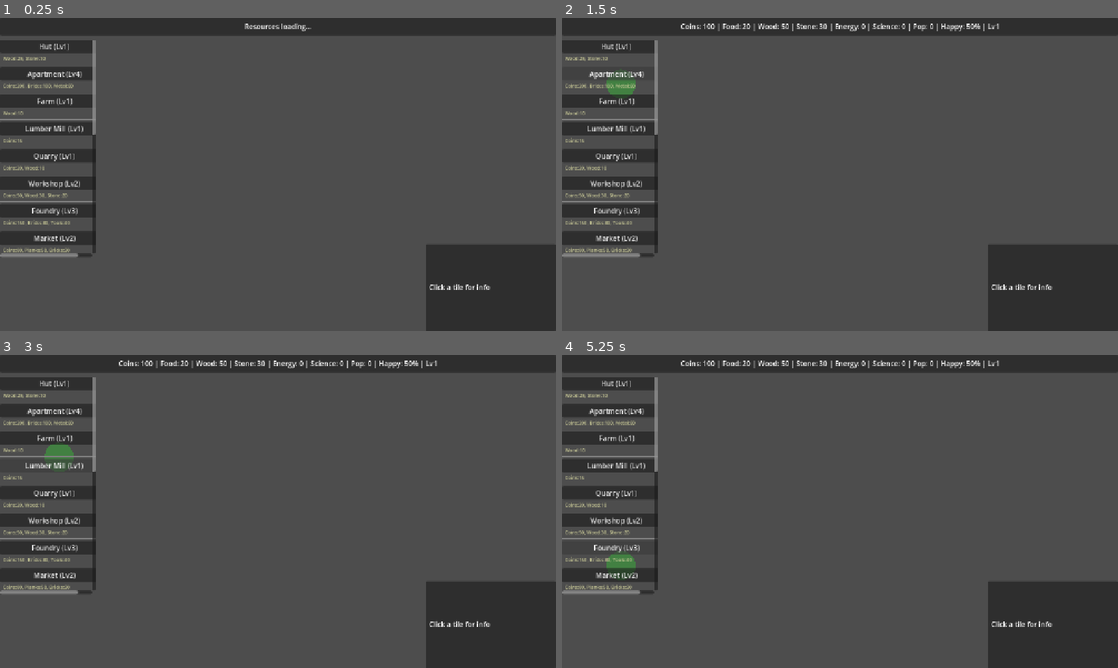
Above: before the commit, frames 1-4 (two rows, left to right).
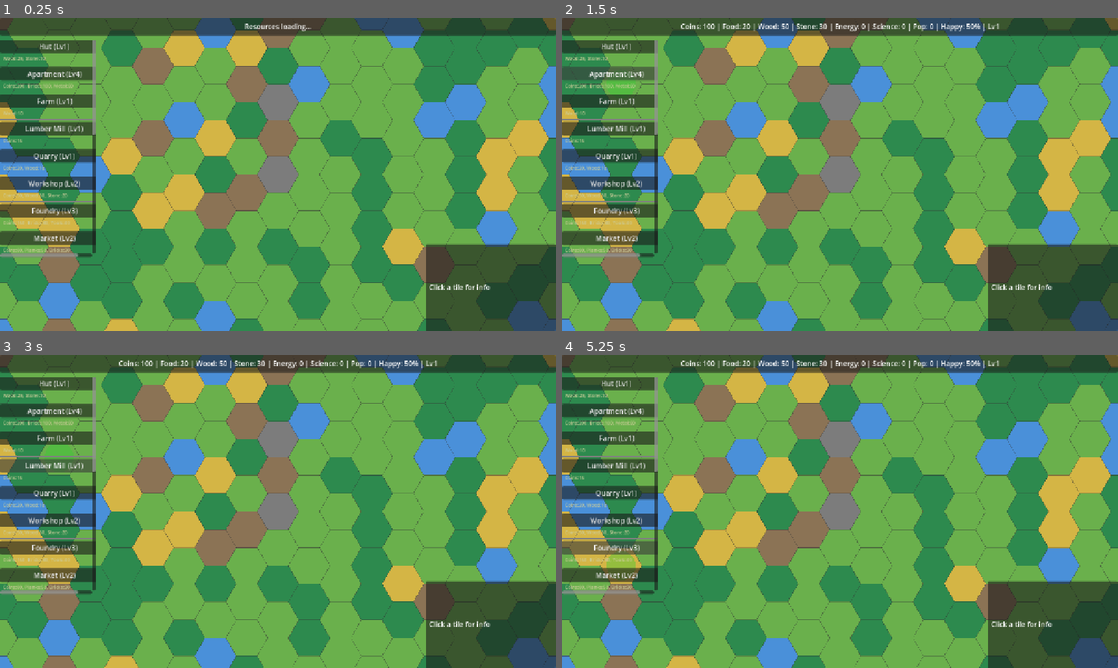
Above: after the commit, the same moments.

Repository: Gaefa/Gamefication
Game: Godot game, scene res://scenes/main.tscn
Same seed, same stepped clock (60 frames per second), same inputs: the game is played once before the commit and once after it.
Inputs:
- Up to frame 1 (0.25 s): no input
- Up to frame 2 (1.5 s): click "Hut (Lv1)" at 0.5 s; click "Apartment (Lv4)" at 1.25 s
- Up to frame 3 (3 s): click "Farm (Lv1)" at 2 s; click "Lumber Mill (Lv1)" at 2.75 s
- Up to frame 4 (5.25 s): click "Quarry (Lv1)" at 3.5 s; click "Workshop (Lv2)" at 4.25 s; click "Foundry (Lv3)" at 5 s

The runs differ from the first frame. In frame 1, 98% of the frame differs, in the area x 0-100%, y 0-100%; in frame 2, 98%; in frame 3, 98%; in frame 4, 98%.
Error before the commit: Parse Error: Identifier "NOTIFICATION_RESIZED" not declared in the current scope. (res://scripts/scenes/hex_terrain_layer.gd:25)

Commit message:
fix: use viewport.size_changed instead of NOTIFICATION_RESIZED for Node2D
NOTIFICATION_RESIZED is only available on Control nodes, not Node2D.
Connect to viewport's size_changed signal instead.

Co-Authored-By: Claude Opus 4.6 <noreply@anthropic.com>

Diff:
--- a/godot/scripts/scenes/hex_terrain_layer.gd
+++ b/godot/scripts/scenes/hex_terrain_layer.gd
@@ -15,15 +15,17 @@
 }
 
 
+func _ready() -> void:
+	get_viewport().size_changed.connect(_on_viewport_resized)
+
+
 func render_terrain(grid: HexGrid) -> void:
 	_hex_grid = grid
 	queue_redraw()
 
 
-func _notification(what: int) -> void:
-	# Redraw when the window is resized
-	if what == NOTIFICATION_RESIZED or what == NOTIFICATION_VISIBILITY_CHANGED:
-		queue_redraw()
+func _on_viewport_resized() -> void:
+	queue_redraw()
 
 
 func _draw() -> void:
